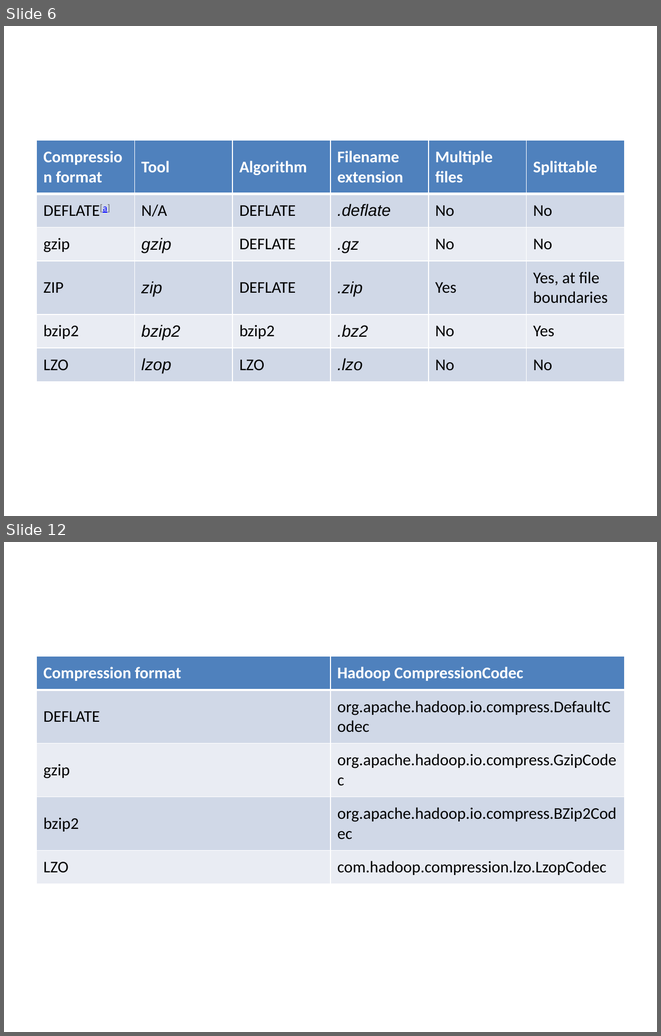
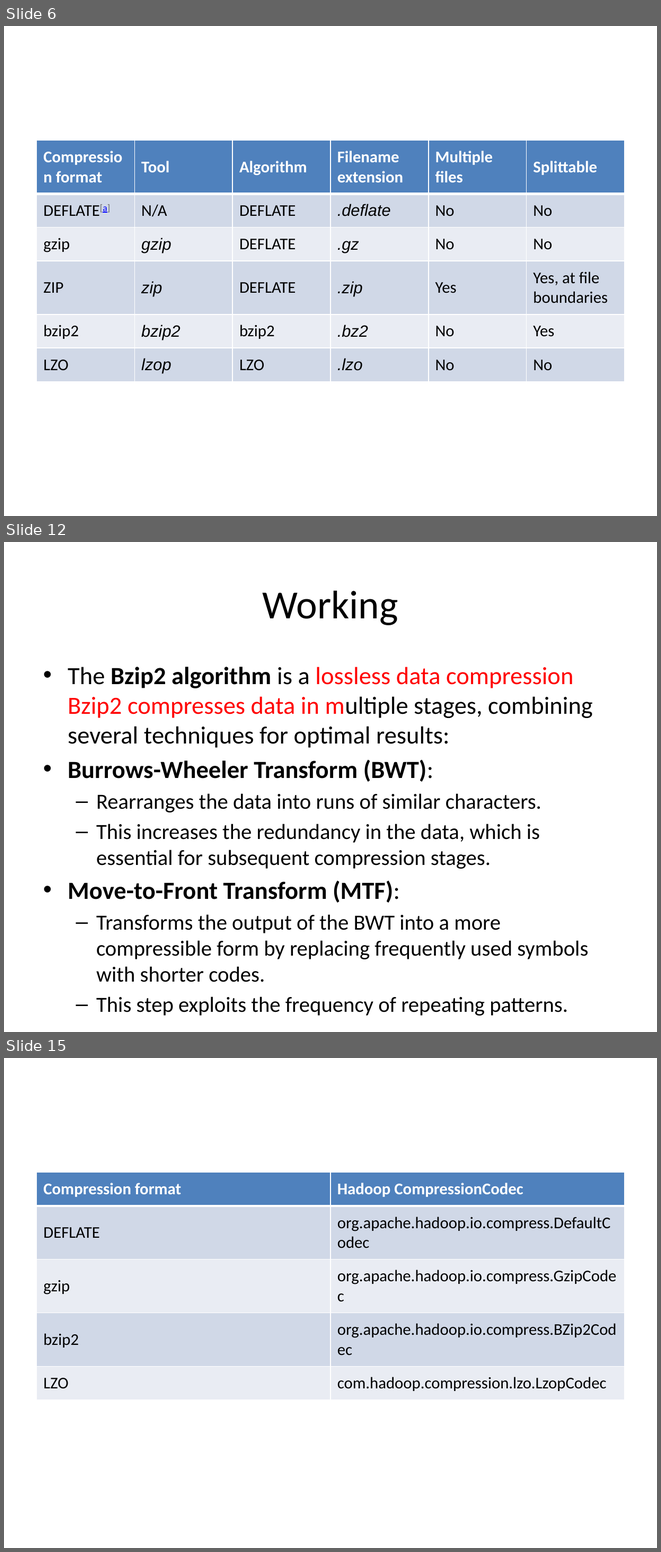
Before and after one commit to devipriyak/VI-sem-CSEA-BigDara-Analytics, a slide deck: Hadoop IO.pptx. Shown one above the other, each under a label of ours: slides 6 and 12 before the commit, slides 6, 12 and 15 after it; the slides between them are not shown. The pictures are 661x1036 and 661x1552 pixels, drawn with LibreOffice and Linux fonts; fonts in the diff are those of the drawing. Boxes give left, top, right and bottom in pixels: in the first picture for what was removed or moved away, otherwise in the second. Text is boxed around its words. In the diff, an @@ line names an element or a change of style, - is before the commit and + after.

```diff
--- a/Hadoop IO.pptx
+++ b/Hadoop IO.pptx
@@ slide 12 added at (x1=4, y1=542, x2=657, y2=1032), background #FFFFFF @@
@@ title added at (x1=263, y1=590, x2=398, y2=625), 44 pt, text #000000 @@
+Working
@@ text added at (x1=68, y1=667, x2=593, y2=1015), 23.8 pt, text #000000 @@
+• The Bzip2 algorithm is a lossless data compression Bzip2 compresses data in multiple stages, combining several techniques for optimal results:
+• Burrows-Wheeler Transform (BWT):
+  – Rearranges the data into runs of similar characters.
+  – This increases the redundancy in the data, which is essential for subsequent compression stages.
+• Move-to-Front Transform (MTF):
+  – Transforms the output of the BWT into a more compressible form by replacing frequently used symbols with shorter codes.
+  – This step exploits the frequency of repeating patterns.
@@ what was slide 12 is now slide 15 @@
```
Also in this commit, not shown: 4 slides changed, 2 other slides added.
